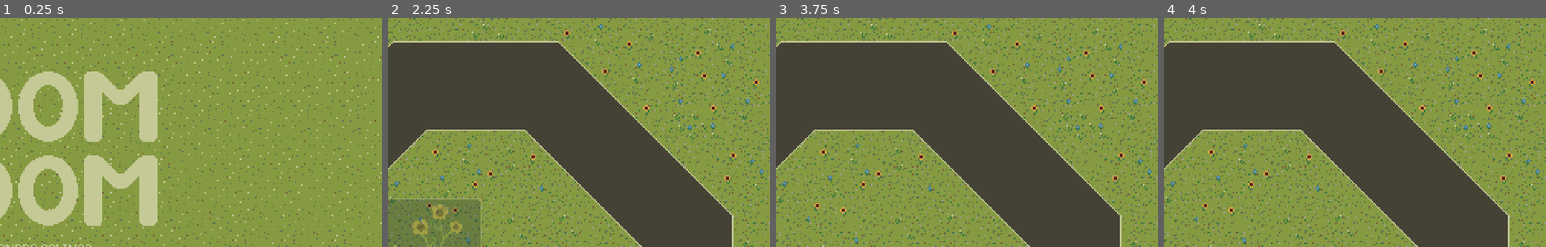
Above: before the commit, frames 1-4 (left to right).
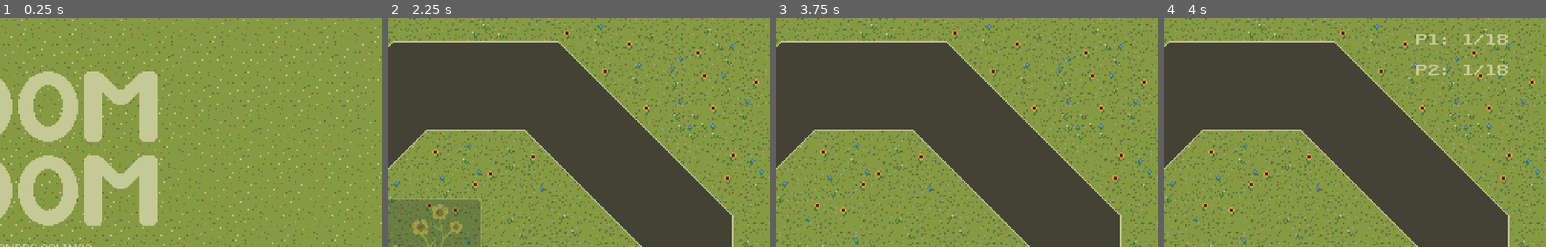
Above: after the commit, the same moments.

Repository: asalinas4826/racing_game
Game: Godot game, scene res://MainMenu.tscn
Same seed, same stepped clock (60 frames per second), same inputs: the game is played once before the commit and once after it.
Inputs (mouse positions are % of the whole screen's width and height, from its top left):
- Up to frame 1 (0.25 s): no input
- Up to frame 2 (2.25 s): click (50, 58) at 0.5 s; click (50, 33) at 1.25 s; click (48, 69) at 2 s
- Up to frame 3 (3.75 s): tap Enter at 2.75 s; tap Space at 3.5 s
- Up to frame 4 (4 s): no input
The pictures show only the part of the screen within x 50-100%, y 0-50%; the shares and areas given below are measured in that part.

Frames 1-3 are identical in both runs. In frame 4, 0.7% of the frame differs, in the area x 66-90%, y 7-25%.

Commit message:
finished SFX and lapCounter HUD

Diff:
--- a/Player.tscn
+++ b/Player.tscn
@@ -1,7 +1,8 @@
-[gd_scene load_steps=3 format=2]
+[gd_scene load_steps=4 format=2]
 
 [ext_resource path="res://scripts/Player.gd" type="Script" id=1]
 [ext_resource path="res://Car.tscn" type="PackedScene" id=2]
+[ext_resource path="res://Sound/funny-spring-jump-140378.mp3" type="AudioStream" id=3]
 
 [node name="Player" type="Node"]
 script = ExtResource( 1 )
@@ -13,3 +14,7 @@
 [node name="Car2" parent="." instance=ExtResource( 2 )]
 position = Vector2( 420, 538 )
 rotation = 1.5708
+
+[node name="Bounce" type="AudioStreamPlayer" parent="."]
+stream = ExtResource( 3 )
+volume_db = -10.775
--- a/RaceOne.tscn
+++ b/RaceOne.tscn
@@ -11,6 +11,7 @@
 [ext_resource path="res://assets/endButton/Play Again Hover.png" type="Texture" id=9]
 [ext_resource path="res://assets/endButton/Play Again Pressed.png" type="Texture" id=10]
 [ext_resource path="res://Sound/WinMusic.wav" type="AudioStream" id=11]
+[ext_resource path="res://Fonts/PublicPixel-z84yD.ttf" type="DynamicFontData" id=12]
 
 [sub_resource type="InputEventAction" id=1]
 action = "ui_accept"
@@ -24,6 +25,12 @@
 [sub_resource type="ShortCut" id=5]
 shortcut = SubResource( 4 )
 
+[sub_resource type="DynamicFont" id=6]
+font_data = ExtResource( 12 )
+
+[sub_resource type="DynamicFont" id=7]
+font_data = ExtResource( 12 )
+
 [sub_resource type="RectangleShape2D" id=3]
 extents = Vector2( 12, 53.5 )
 
@@ -34,7 +41,7 @@
 
 [node name="RaceMusic" type="AudioStreamPlayer2D" parent="."]
 stream = ExtResource( 3 )
-volume_db = 3.0
+volume_db = 10.0
 
 [node name="StartTimer" type="Timer" parent="."]
 wait_time = 1.875
@@ -75,6 +82,25 @@
 texture_pressed = ExtResource( 10 )
 texture_hover = ExtResource( 9 )
 
+[node name="P1Laps" type="RichTextLabel" parent="HUD"]
+margin_left = 830.0
+margin_top = 20.0
+margin_right = 1010.0
+margin_bottom = 42.0
+custom_colors/default_color = Color( 0.776471, 0.792157, 0.588235, 1 )
+custom_fonts/normal_font = SubResource( 6 )
+text = "P1: 1/18"
+
+[node name="P2Laps" type="RichTextLabel" parent="HUD"]
+margin_left = 830.0
+margin_top = 60.0
+margin_right = 1010.0
+margin_bottom = 100.0
+custom_colors/default_color = Color( 0.776471, 0.792157, 0.588235, 1 )
+custom_colors/selection_color = Color( 0, 0, 0, 1 )
+custom_fonts/normal_font = SubResource( 7 )
+text = "P2: 1/18"
+
 [node name="FinishLine" type="Area2D" parent="."]
 position = Vector2( 482, 513 )
 
@@ -83,7 +109,7 @@
 
 [node name="WinMusic" type="AudioStreamPlayer2D" parent="."]
 stream = ExtResource( 11 )
-volume_db = 3.0
+volume_db = 10.0
 
 [connection signal="timeout" from="StartTimer" to="." method="start_race"]
 [connection signal="pressed" from="HUD/StartButton" to="." method="prepare_race"]
--- a/scripts/Player.gd
+++ b/scripts/Player.gd
@@ -45,6 +45,9 @@
 	var collision = player.move_and_collide(velocity)
 	if collision != null:
 		toBounceState(collision, player, velocity)
+	get_node("Bounce").stop()
+	get_node("Bounce").play()
+
 
 func toBounceState(collision : KinematicCollision2D, player : KinematicBody2D, player_vel : Vector2) -> void:
 	var collider_v = collision.get_collider_velocity().limit_length(player_vel.length())
--- a/scripts/Race.gd
+++ b/scripts/Race.gd
@@ -1,4 +1,6 @@
 extends Node2D
+
+var raceLength = 18 # how many laps for a race
 
 func _ready():
 	var player2Texture = preload("res://assets/blue_car.png")
@@ -8,6 +10,9 @@
 	set_process(false)
 
 	get_node("HUD/EndButton").hide()
+
+	get_node("HUD/P1Laps").hide()
+	get_node("HUD/P2Laps").hide()
 
 
 func _process(_delta):
@@ -34,19 +39,38 @@
 func start_race():
 	set_pause_scene(get_node("TrackOne"), 0)
 
+	var textLabelOne = get_node("HUD/P1Laps")
+	var textLabelTwo = get_node("HUD/P2Laps")
+	textLabelOne.text = "P1: 1/" + str(raceLength)
+	textLabelTwo.text = "P2: 1/" + str(raceLength)
+	textLabelOne.show()
+	textLabelTwo.show()
+
 
 func _on_enter_finish(body : KinematicBody2D) -> void:
 	if not body.backwardsLap and body.position.x < get_node("FinishLine").position.x:
 		body.lapCount += 1
+		update_lap_text(body)
 
 		comeback()
 
-		if body.lapCount > 2: # 18 allows music to play through at least once, use 2 or 3 for testing
+		if body.lapCount > raceLength: # 18 allows music to play through at least once, use 2 or 3 for testing
 			end_race(body)
 
 #	print(body.lapCount)
 #	print(body.position.x)
 #	print(body.backwardsLap)
+
+
+func update_lap_text(body : KinematicBody2D) -> void:
+	var textLabel
+	if not body.playerTwo:
+		textLabel = get_node("HUD/P1Laps")
+		textLabel.text = "P1: "
+	else:
+		textLabel = get_node("HUD/P2Laps")
+		textLabel.text = "P2: "
+	textLabel.text += str(body.lapCount) + "/" + str(raceLength)
 
 
 func _on_exit_finish(body):
@@ -80,11 +104,11 @@
 #	print("\nPlayer 1: " + str(car1.lapCount))
 #	print("Player 2: " + str(car2.lapCount))
 
-	if car1.lapCount > car2.lapCount and car2.speed <= 600:
+	if car1.lapCount > car2.lapCount and car2.speed < 600:
 		car2.speed *= 1.5
 #		print("p1's speed is " + str(car1.speed))
 #		print("increased p2's speed to " + str(car2.speed))
-	elif car2.lapCount > car1.lapCount and car1.speed <= 600:
+	elif car2.lapCount > car1.lapCount and car1.speed < 600:
 		car1.speed *= 1.5
 #		print("increased p1's speed to " + str(car1.speed))
 #		print("p2's speed is " + str(car1.speed))
Not shown, changed: .mono/metadata/ide_messaging_meta.txt
Binary file added: Fonts/PublicPixel-z84yD.ttf
Not shown: 1 places in RaceOne.tscn that only renumber resources
Not shown, added: Sound/funny-spring-jump-140378.mp3.import
Not shown, changed: Sound/MenuMusic.wav
Not shown, added: Sound/funny-spring-jump-140378.mp3
